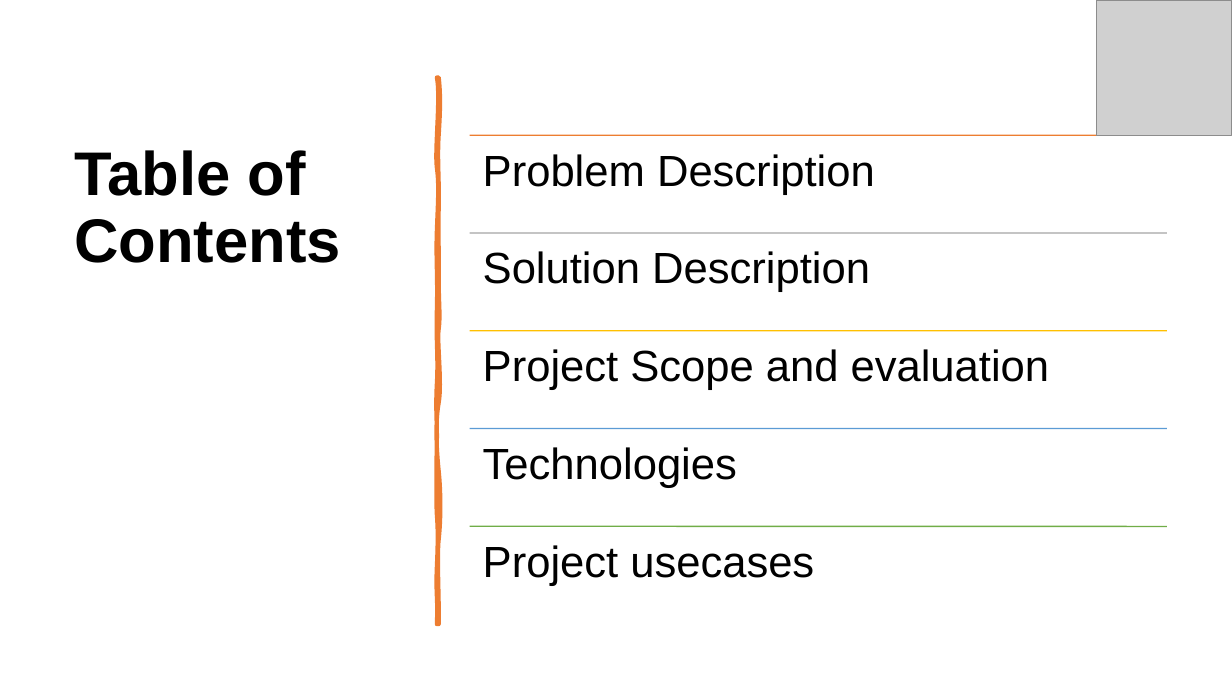
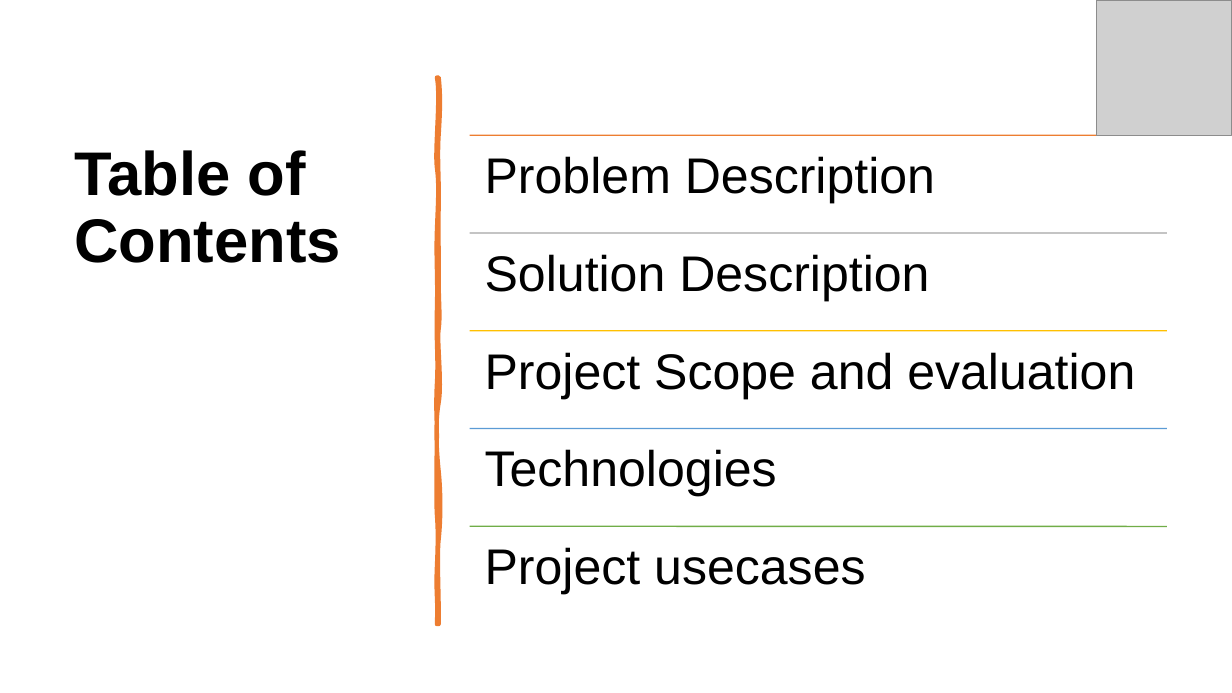
Before and after one commit to radroid/train-o-dino, a slide deck: slide 2 of docs/ppt/Project Detailed Presentation.pptx. Drawn at 1232x693 pixels with LibreOffice and Linux fonts; fonts in the diff are those of the drawing; grey boxes stand for pictures. Boxes give left, top, right and bottom in pixels: in the first picture for what was removed or moved away, otherwise in the second. Text is boxed around its words. In the diff, an @@ line names an element or a change of style, - is before the commit and + after.

```diff
--- a/docs/ppt/Project Detailed Presentation.pptx
+++ b/docs/ppt/Project Detailed Presentation.pptx
@@ size 34 to 39 pt; more space between paragraphs in 5 elements at bbox=[485, 156, 935, 203], bbox=[485, 254, 929, 301], bbox=[485, 352, 1135, 399], bbox=[485, 449, 777, 497], bbox=[485, 547, 865, 594] @@
```
Also in this commit, not shown: 4 other slides changed.
